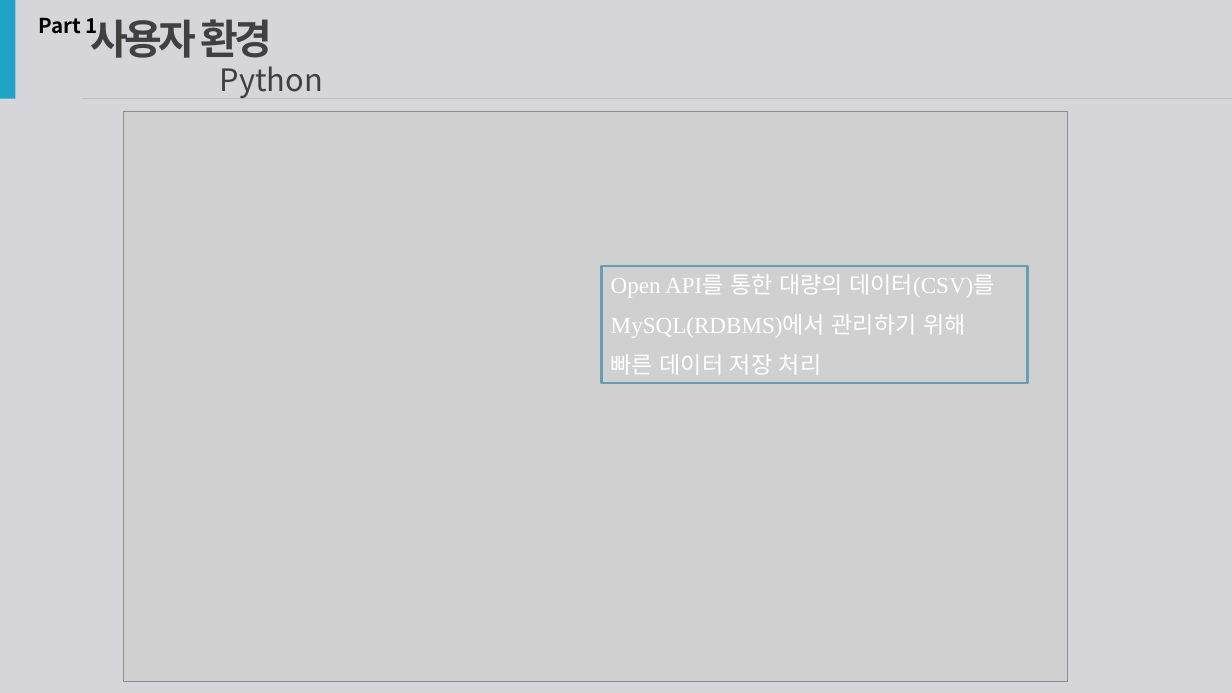
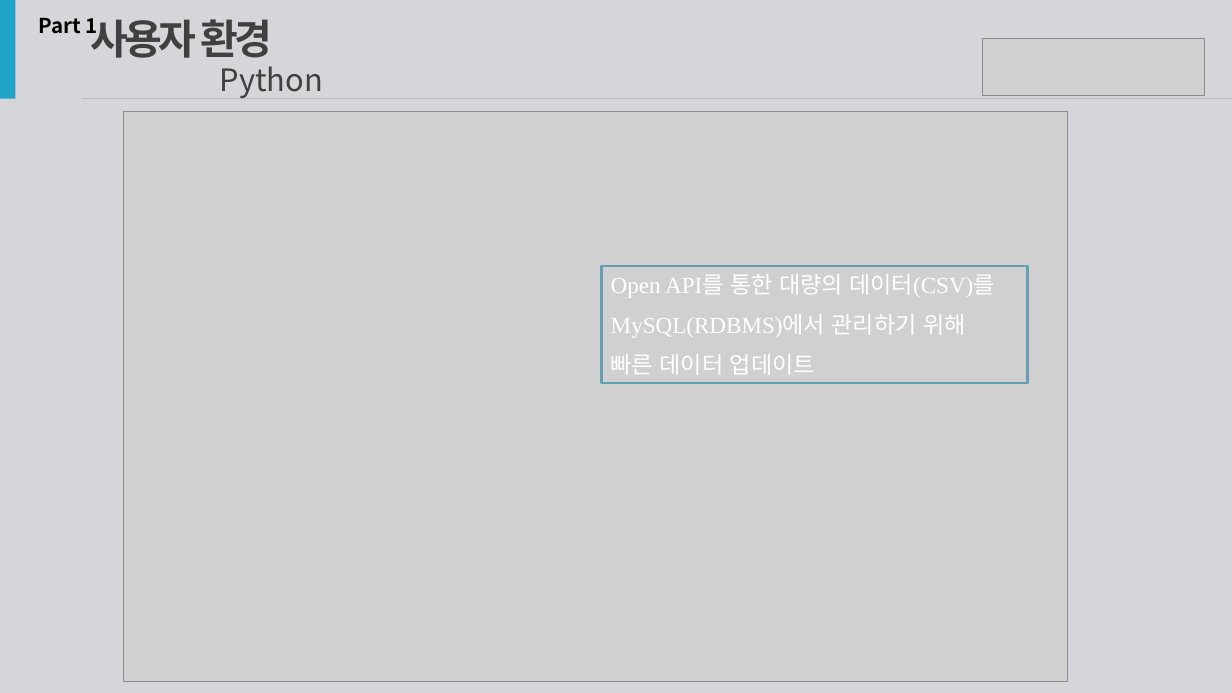
Before and after one commit to hanYijin/portfolio_2021, a slide deck: slide 6 of covid19.pptx (slide 5 before the commit). Drawn at 1232x693 pixels with LibreOffice and Linux fonts; fonts in the diff are those of the drawing; grey boxes stand for pictures. Boxes give left, top, right and bottom in pixels: in the first picture for what was removed or moved away, otherwise in the second. Text is boxed around its words. In the diff, an @@ line names an element or a change of style, - is before the commit and + after.

```diff
--- a/covid19.pptx
+++ b/covid19.pptx
@@ picture added at [982, 39, 1205, 95] @@
@@ text in rectangle at [611, 354, 815, 374]: text changed @@
-빠른 데이터 저장 처리
+빠른 데이터 업데이트
```
Also in this commit, not shown: 7 other slides changed, 2 slides added, 2 slides removed.
